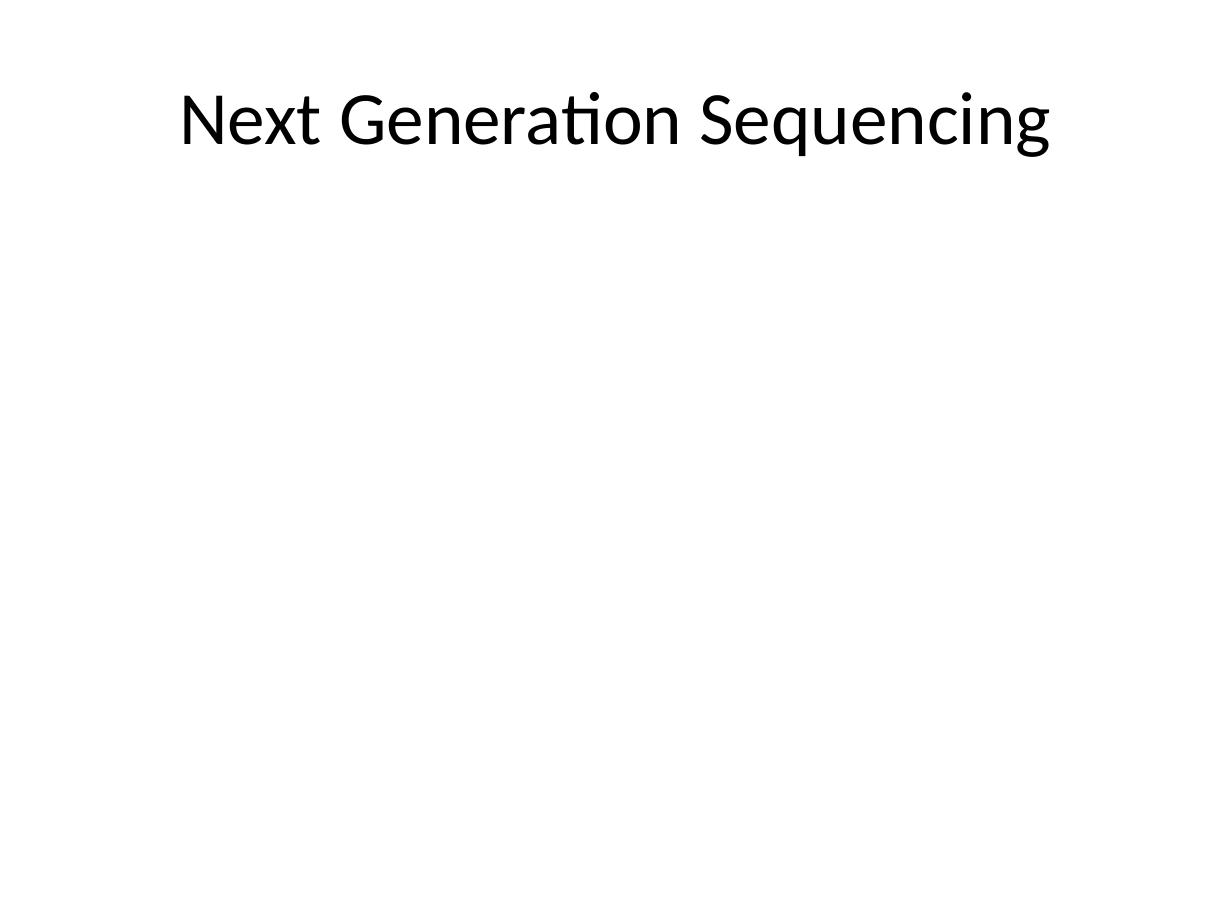
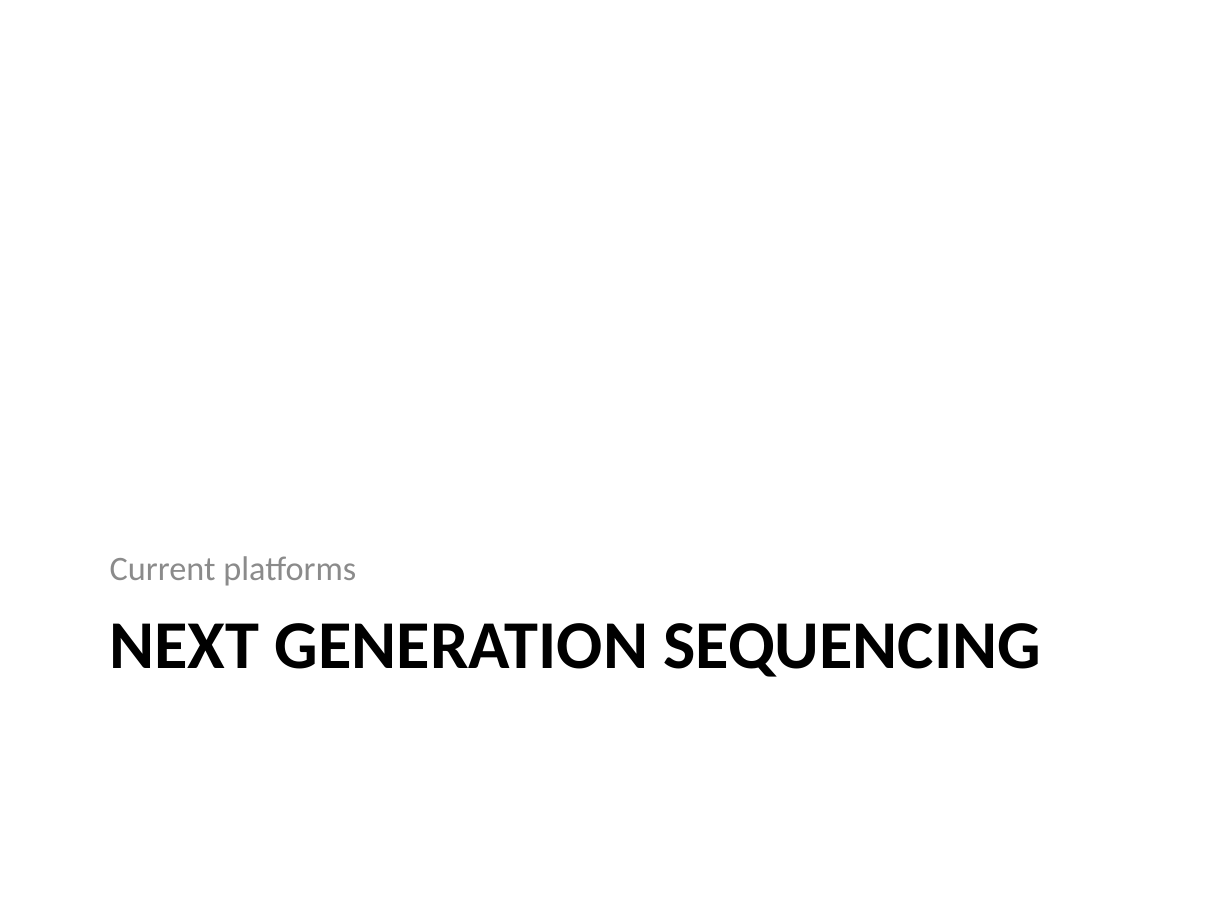
Before and after one commit to rvosa/ngs-workflows, a slide deck: slide 4 of doc/slides/day1/session1/NGSplatforms.pptx. Drawn at 1232x924 pixels with LibreOffice and Linux fonts; fonts in the diff are those of the drawing. Boxes give left, top, right and bottom in pixels: in the first picture for what was removed or moved away, otherwise in the second. Text is boxed around its words. In the diff, an @@ line names an element or a change of style, - is before the commit and + after.

Commit message:
updated slides

```diff
--- a/doc/slides/day1/session1/NGSplatforms.pptx
+++ b/doc/slides/day1/session1/NGSplatforms.pptx
@@ text added at (x1=110, y1=556, x2=356, y2=586), 20 pt, text #8C8C8C @@
+Current platforms
@@ title "NEXT GENERATION SEQUENCING" at (x1=110, y1=623, x2=1041, y2=677): vertical alignment middle to top @@
@@ title at (x1=110, y1=623, x2=1041, y2=677): text changed; size 44 to 40 pt; bold on @@
-Next Generation Sequencing
+NEXT GENERATION SEQUENCING
```
Also in this commit, not shown: 1 other file.
